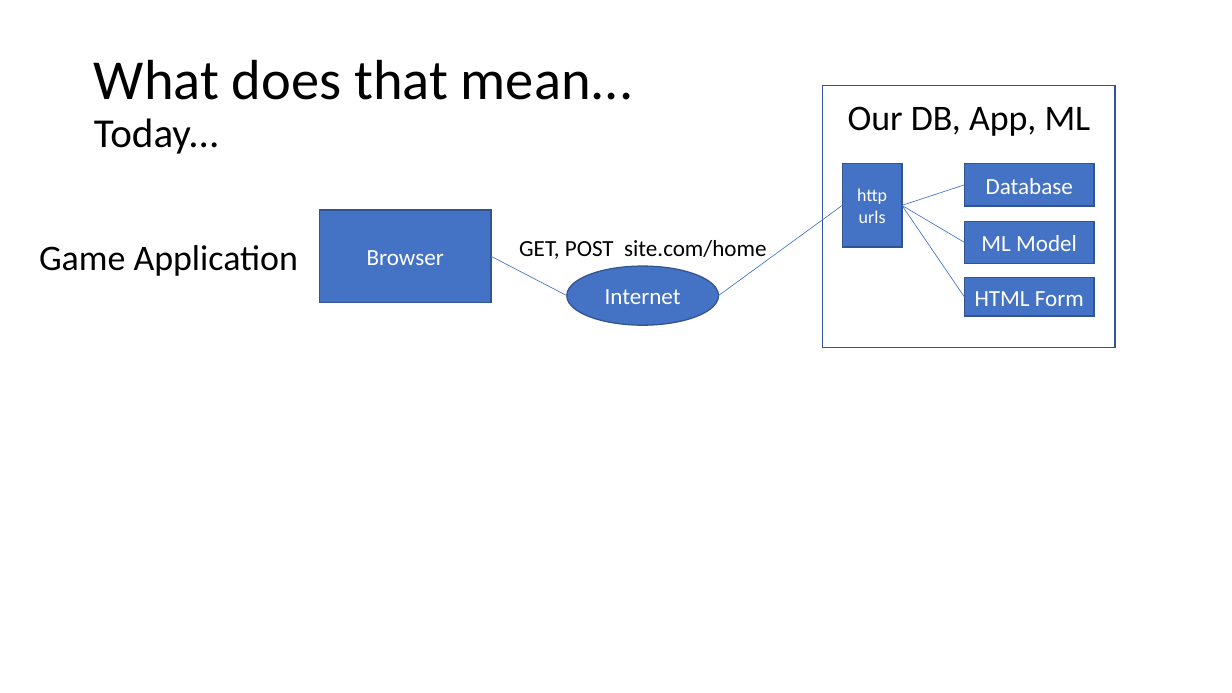
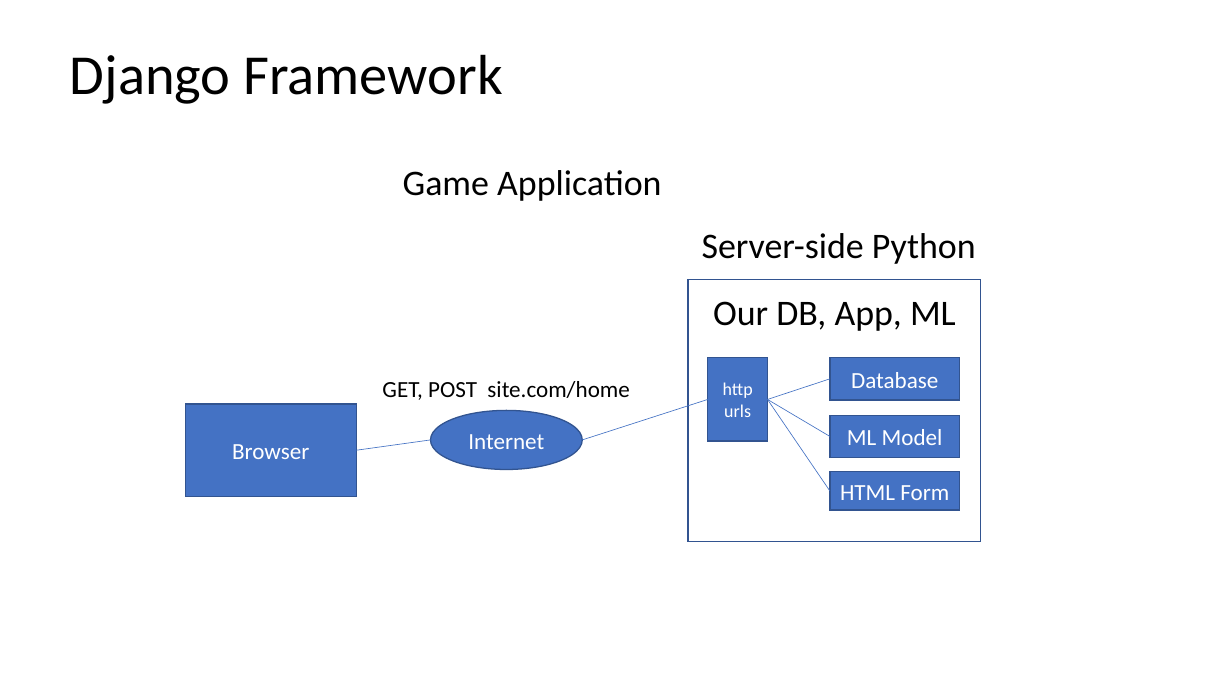
Before and after one commit to cwinsor/django_103_plasticc_and_ux, a slide deck: slide 4 of presentation.pptx (slide 6 before the commit). Drawn at 1232x693 pixels with LibreOffice and Linux fonts; fonts in the diff are those of the drawing. Boxes give left, top, right and bottom in pixels: in the first picture for what was removed or moved away, otherwise in the second. Text is boxed around its words. In the diff, an @@ line names an element or a change of style, - is before the commit and + after.

```diff
--- a/presentation.pptx
+++ b/presentation.pptx
@@ title at bbox=[70, 54, 502, 104]: text changed @@
-What does that mean...
-Today...
+Django Framework
@@ text "Game Application": place and size @@
-text "Game Application" at bbox=[39, 245, 298, 276]
+text "Game Application" at bbox=[403, 170, 661, 201]
@@ text added at bbox=[702, 233, 976, 264], 28 pt, text #000000 @@
+Server-side Python
@@ text "GET, POST site.com/home": place and size @@
-text "GET, POST site.com/home" at bbox=[519, 240, 766, 262]
+text "GET, POST site.com/home" at bbox=[382, 381, 629, 400]
@@ 6 rectangles, 3 lines, 1 text: place and size @@
-6 rectangles, 3 lines, 1 text at bbox=[320, 85, 1116, 348]
+6 rectangles, 3 lines, 1 text at bbox=[185, 279, 982, 542]
@@ ellipse "Internet": place and size @@
-ellipse "Internet" at bbox=[567, 266, 718, 325]
+ellipse "Internet" at bbox=[431, 410, 582, 470]
@@ line moved from (843, 205) - (719, 296) to (708, 399) - (582, 440) @@
@@ line moved from (491, 256) - (567, 296) to (357, 450) - (431, 440) @@
```
Also in this commit, not shown: 17 other slides changed, 16 slides added, 3 slides removed, 4 other files.
